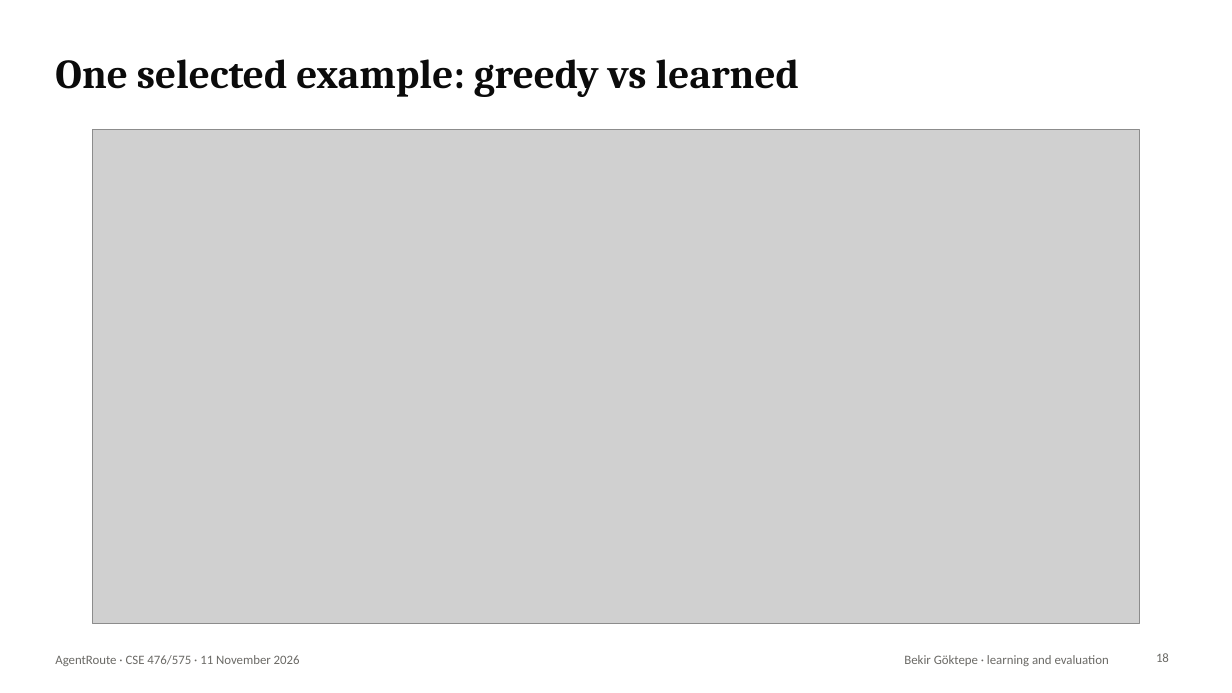
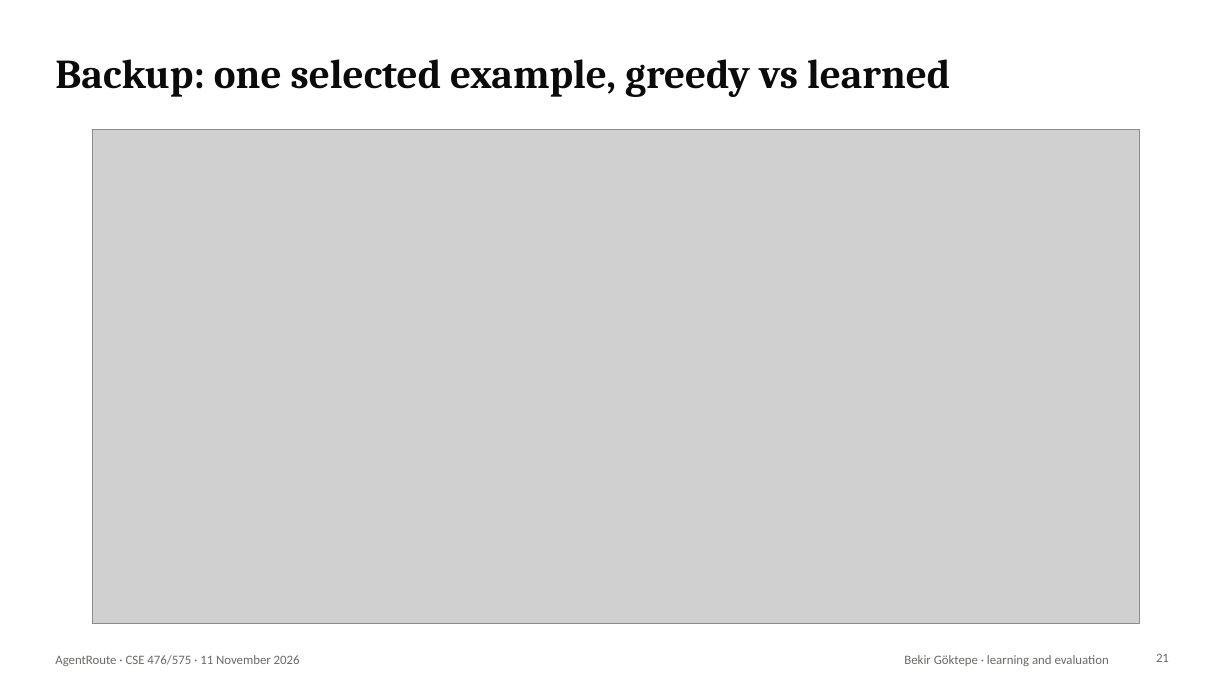
Before and after one commit to mrgedikli/AgentRoute, a slide deck: slide 21 of docs/slides/AgentRoute.pptx (slide 18 before the commit). Drawn at 1232x693 pixels with LibreOffice and Linux fonts; fonts in the diff are those of the drawing; grey boxes stand for pictures. Boxes give left, top, right and bottom in pixels: in the first picture for what was removed or moved away, otherwise in the second. Text is boxed around its words. In the diff, an @@ line names an element or a change of style, - is before the commit and + after.

```diff
--- a/docs/slides/AgentRoute.pptx
+++ b/docs/slides/AgentRoute.pptx
@@ title at (55, 59, 950, 97): text changed @@
-One selected example: greedy vs learned
+Backup: one selected example, greedy vs learned
@@ page number at (1156, 653, 1169, 662): text changed @@
-18
+21
```
Also in this commit, not shown: 5 other slides changed, 1 slide added, 2 other files.
